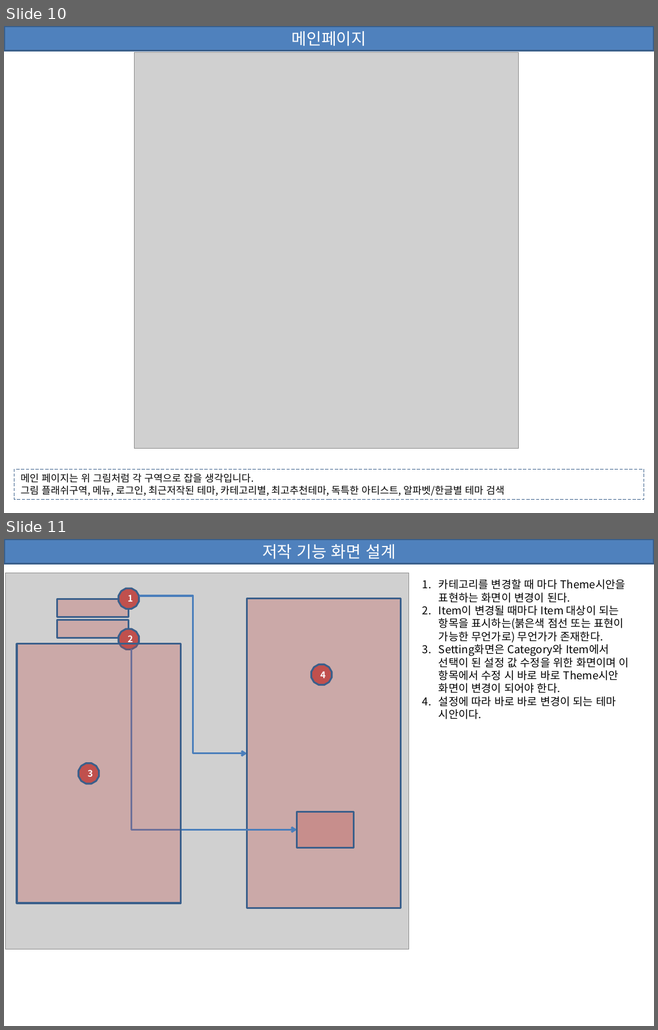
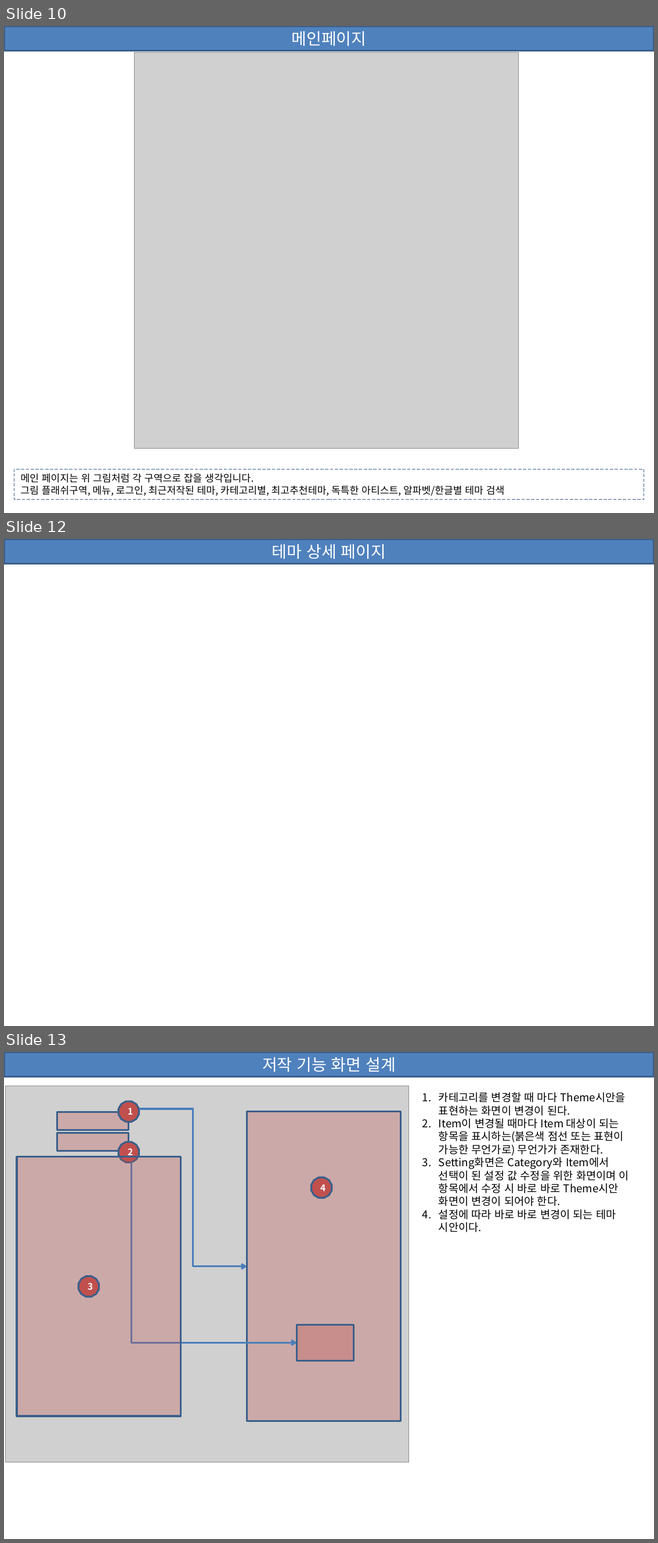
Before and after one commit to hycho/bp-kt-project, a slide deck: document/guide/화면설계서 V0.02.pptx. Shown one above the other, each under a label of ours: slides 10 and 11 before the commit, slides 10, 12 and 13 after it; the slides between them are not shown. The pictures are 658x1030 and 658x1543 pixels, drawn with LibreOffice and Linux fonts; fonts in the diff are those of the drawing; grey boxes stand for pictures. Boxes give left, top, right and bottom in pixels: in the first picture for what was removed or moved away, otherwise in the second. Text is boxed around its words. In the diff, an @@ line names an element or a change of style, - is before the commit and + after.

```diff
--- a/document/guide/화면설계서 V0.02.pptx
+++ b/document/guide/화면설계서 V0.02.pptx
@@ slide 12 added at bbox=[4, 539, 654, 1026], background #FFFFFF @@
@@ rectangle added at bbox=[4, 539, 654, 564], fill #4F81BD, outline #3A5F8C 2 pt, 18 pt, text #FFFFFF @@
+테마 상세 페이지
@@ what was slide 11 is now slide 13 @@
```
Also in this commit, not shown: 1 other slide added.
